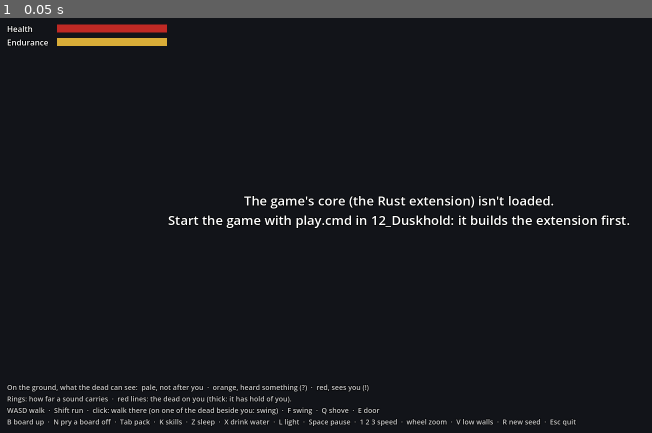
Above: before the commit, frame 1.
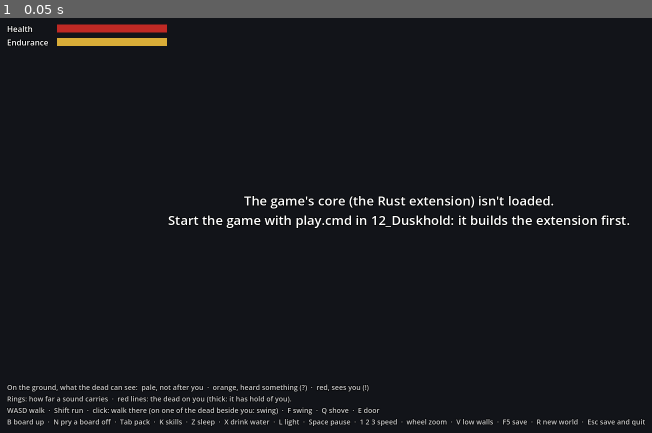
Above: after the commit, the same moment.

Repository: Mossenheimen/Duskhold
Game: Godot game, scene res://main.tscn
The game is run twice, just before and just after one commit, with the same random seed, the same clock (stepped at 60 frames per second) and the same inputs.
Inputs:
- Up to frame 1 (0.05 s): no input

The runs differ from the first frame. In frame 1, 0.2% of the frame differs, in the area x 77-99%, y 96-99%.

Commit message:
Duskhold: saves (build step 6, slice 1)
A save is the seed plus what play changed: the actors, touched stores,
door and board damage, and only the chunks that changed (5 KB after a
walk). Loading makes the patch afresh from its seed and restores onto it;
a save made with other data, or of another world, is refused. serde and
postcard sit behind the core's optional `save` feature.

The game carries on from user://world.dusk, saves on the hour, on F5, Esc
and closing; any dev flag makes a trial run that never touches it.

Co-Authored-By: Claude Opus 5.5 <noreply@anthropic.com>

Diff:
--- a/client/hud.gd
+++ b/client/hud.gd
@@ -6,7 +6,7 @@
 const LINE_LIFE := 6.0  # seconds a line of news stays
 const FLASH_LIFE := 0.6
 
-const CONTROLS := "WASD walk  ·  Shift run  ·  click: walk t …(208 unchanged characters)… peed  ·  wheel zoom  ·  V low walls  ·  R new seed  ·  Esc quit"
+const CONTROLS := "WASD walk  ·  Shift run  ·  click: walk t …(208 unchanged characters)… peed  ·  wheel zoom  ·  V low walls  ·  F5 save  ·  R new world  ·  Esc save and quit"
 const LEGEND := "On the ground, what the dead can see:  pale, not after you  ·  orange, heard something (?)  ·  red, sees you (!)\nRings: how far a sound carries  ·  red lines: the dead on you (thick: it has hold of you)."
 
 ## The moodles, by DuskWorld.character_moodles() code: a name for each level, what it does to
@@ -108,7 +108,7 @@
 
 ## The seed, the clock (DuskWorld.clock()), the speed dial (1, 2, 5; more while you sleep).
 func show_state(world_seed: int, clock: PackedInt32Array, speed: int, paused: bool) -> void:
-	_state.text = "DUSKHOLD  ·  build step 5: barricades\n%s  ·  Seed %d  ·  %d×" % [
+	_state.text = "DUSKHOLD  ·  build step 6: saves\n%s  ·  Seed %d  ·  %d×" % [
 		time_of_day(clock), world_seed, speed]
 	_paused.visible = paused
 
--- a/client/main.gd
+++ b/client/main.gd
@@ -11,7 +11,12 @@
 ## --shot=PATH save a picture after --shot-after=SECONDS (default 3) and quit;
 ## --do=S:ACTION,... press swing, shove, door, struggle, drop (the first thing in the pack),
 ## sleep, drink (from water), light, skills (the panel), board or unboard S real seconds in;
-## --news print the news too (for --headless); --hour=H start at that hour of the day.
+## --news print the news too (for --headless); --hour=H start at that hour of the day;
+## --save=PATH carry on from that save if it's there, and save to it.
+##
+## With no flags at all, the game is saved (user://world.dusk) and carries on from its save. Any
+## flag makes it a trial run, which neither loads nor saves unless --save says where: so pictures
+## and tests never touch the player's world.
 
 const MapView = preload("res://map_view.gd")
 const ActorView = preload("res://actor_view.gd")
@@ -134,9 +139,14 @@
 var walk_at := Vector2i(-1, -1)
 var played := 0.0
 var scripted: Array = []  # --do: [real seconds, action], soonest first
+var save_path := ""  # where the game is saved; "" for a trial run, which isn't
+var saved_hour := -1  # the game hour of the last autosave
+var restart_asked := -100.0  # when R last asked "abandon this world?", in seconds played
 
 
 func _ready() -> void:
+	if OS.get_cmdline_user_args().is_empty():
+		save_path = ProjectSettings.globalize_path("user://world.dusk")
 	_read_args()
 	_add_input_actions()
 	_build_stage()
@@ -166,13 +176,23 @@
 	add_child(litter)
 	skills = Skills.new()
 	add_child(skills)
-	_start()
-
-
-## Makes the world afresh: a patch of the Hushlands from the seed (or the demo town). The same
-## seed and the same input play the same game.
-func _start() -> void:
-	if use_town:
+	_start(true)
+
+
+## Makes the world: the saved one if `carry_on` and there is one, else afresh, a patch of the
+## Hushlands from the seed (or the demo town). The same seed and the same input play the same
+## game.
+func _start(carry_on := false) -> void:
+	var loaded := false
+	var not_loaded := ""
+	if carry_on and save_path != "" and FileAccess.file_exists(save_path):
+		not_loaded = dusk.load_game(save_path)
+		loaded = not_loaded.is_empty()
+		if loaded:
+			town_seed = dusk.world_seed()
+	if loaded:
+		pass
+	elif use_town:
 		dusk.load_town(town_seed)
 	else:
 		var problem: String = dusk.load_patch(town_seed)
@@ -212,6 +232,19 @@
 	if walk_at.x >= 0:
 		dusk.walk_to(walk_at.x, walk_at.y, false)
 	dusk.speed = start_speed
+	var clock: PackedInt32Array = dusk.clock()
+	saved_hour = clock[1]
+	if loaded:
+		dead = dusk.character_body()[3] == 1
+		if dead:
+			hud.show_death("You died here.", clock[3])
+		else:
+			hud.say("You carry on.  %s" % Hud.time_of_day(clock))
+	elif not not_loaded.is_empty():
+		# The save stays where it is until this new world's first save replaces it.
+		hud.say("The saved game couldn't be loaded: %s. A new world, then." % not_loaded)
+	else:
+		_save("")  # a new world takes the old one's place at once
 
 
 func _process(delta: float) -> void:
@@ -234,6 +267,9 @@
 	map_view.update(focus)
 	_move_cursor()
 	var clock: PackedInt32Array = dusk.clock()
+	if not dead and clock[1] != saved_hour:
+		saved_hour = clock[1]
+		_save("")  # on the game hour
 	moodles = dusk.character_moodles()
 	var asleep := _moodle(ASLEEP) > 0
 	_sleep_speed(asleep)
@@ -255,6 +291,7 @@
 
 func _unhandled_input(event: InputEvent) -> void:
 	if event.is_action_pressed("quit"):
+		_save("")
 		get_tree().quit()
 	if dusk == null:
 		return
@@ -320,9 +357,37 @@
 	elif event.is_action_pressed("low_walls"):
 		low_walls = not low_walls
 		map_view.set_low_walls(low_walls)
+	elif event.is_action_pressed("save"):
+		if save_path == "":
+			hud.say("This is a trial run: it isn't saved.")
+		else:
+			_save("Saved.")
 	elif event.is_action_pressed("restart"):
-		town_seed += 1
-		_start()
+		# Alive in a saved world, R asks twice: the world you leave is gone for good.
+		if save_path != "" and not dead and played - restart_asked > 4.0:
+			restart_asked = played
+			hud.say("Abandon this world for a new one? Press R again.")
+		else:
+			town_seed += 1
+			_start()
+
+
+## Saves the game, if this run is saved, and says `said` if that's not "". The core makes the
+## save; the extension writes the file.
+func _save(said: String) -> void:
+	if save_path == "" or dusk == null:
+		return
+	var problem: String = dusk.save_game(save_path)
+	if not problem.is_empty():
+		hud.say("The game couldn't be saved: " + problem)
+	elif said != "":
+		hud.say(said)
+
+
+## Closing the window saves too.
+func _notification(what: int) -> void:
+	if what == NOTIFICATION_WM_CLOSE_REQUEST:
+		_save("")
 
 
 ## Which way to swing for a click on `tile`: toward it if one of the living dead stands there
@@ -620,6 +685,7 @@
 	elif how.is_empty():
 		how = "You died."
 	hud.show_death(how, dusk.clock()[3])
+	_save("")  # the world keeps your death: there's no going back to before it
 
 
 func _move_camera(delta: float) -> void:
@@ -762,6 +828,7 @@
 		"board": [KEY_B],
 		"unboard": [KEY_N],
 		"restart": [KEY_R],
+		"save": [KEY_F5],
 		"quit": [KEY_ESCAPE],
 	}
 	for action: String in keys:
@@ -798,6 +865,8 @@
 			shot_after = value.to_float()
 		elif arg == "--news":
 			print_news = true
+		elif arg.begins_with("--save="):
+			save_path = value
 		elif arg.begins_with("--hour="):
 			start_hour = value.to_int()
 
@@ -840,6 +909,8 @@
 				_light_or_douse()
 			"skills":
 				skills.toggle()
+			"save":
+				_save("Saved.")
 			"board":
 				_board_up()
 			"unboard":
Not shown, changed: ARCHITECTURE.md
Not shown, changed: CLAUDE.md
Not shown, changed: Cargo.lock
Not shown, changed: crates/dusk-core/src/actor.rs
Not shown, changed: crates/dusk-core/src/arena.rs
Not shown, changed: crates/dusk-core/src/body.rs
Not shown, changed: crates/dusk-core/src/geom.rs
Not shown, changed: crates/dusk-core/src/grid.rs
Not shown, changed: crates/dusk-core/src/items.rs
Not shown, changed: crates/dusk-core/src/lib.rs
Not shown, added: crates/dusk-core/src/save.rs
Not shown, changed: crates/dusk-core/src/skills.rs
(and 6 more such lines)
